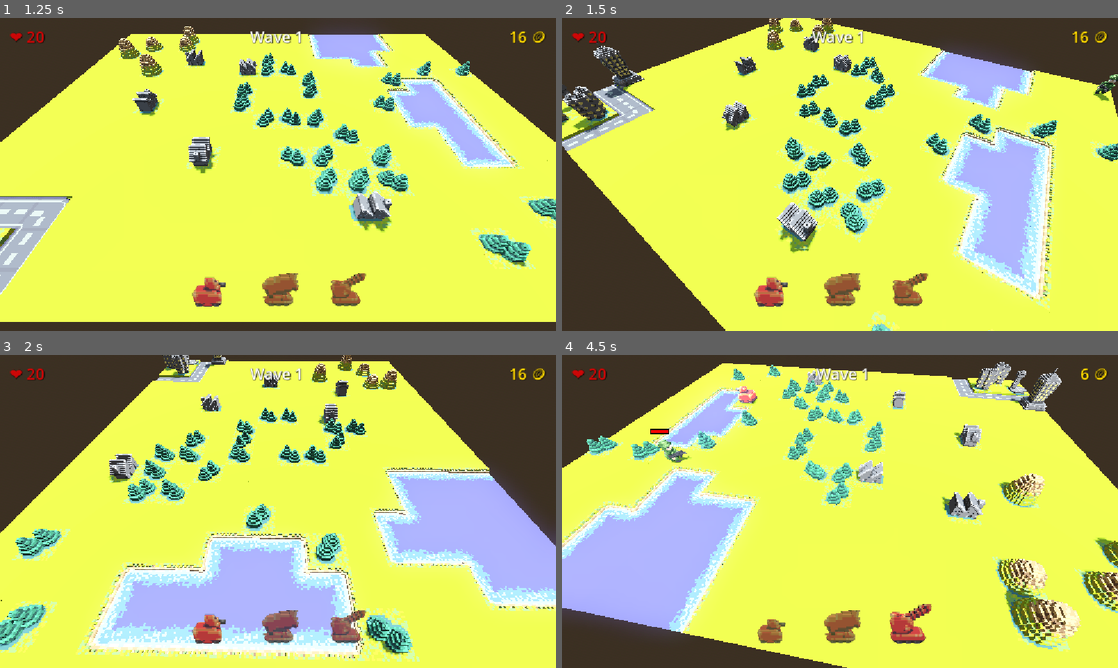
Above: before the commit, frames 1-4 (two rows, left to right).
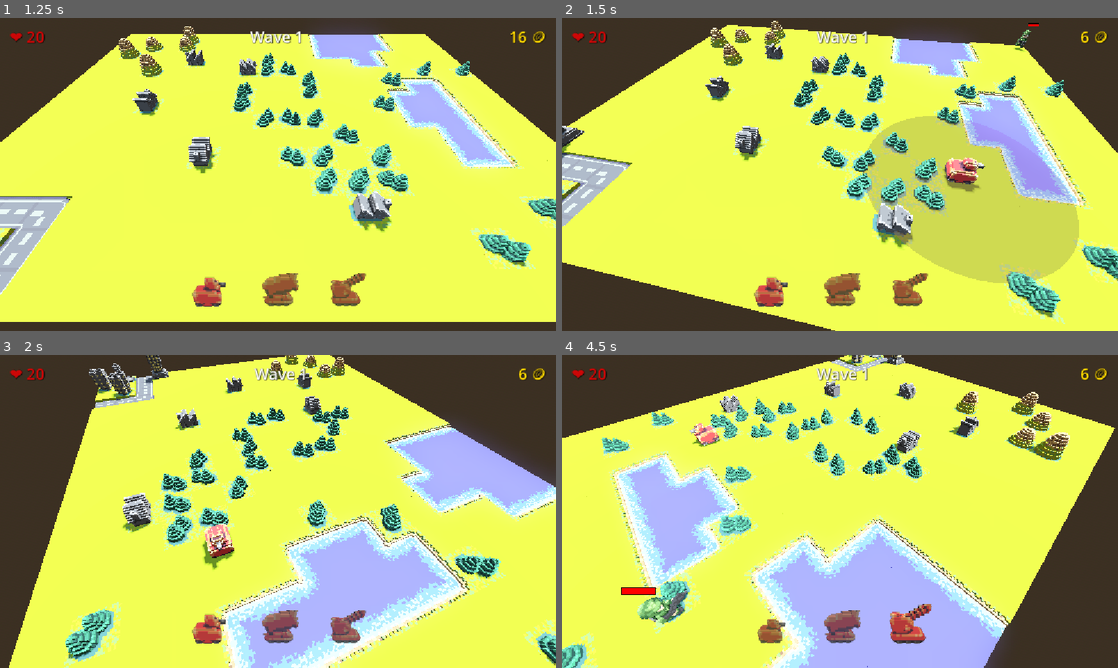
Above: after the commit, the same moments.

Repository: 4321ba/WhenHamstersAttackTD
Game: Godot game, scene res://scenes/main_menu.tscn
Same seed, same stepped clock (60 frames per second), same inputs: the game is played once before the commit and once after it.
Inputs (mouse positions are in pixels of both pictures, inside the frame that each line leads up to):
- Up to frame 1 (1.25 s): click "Play" at 0.5 s
- Up to frame 2 (1.5 s): tap Enter (ui_accept) at 1.25 s; move the mouse to (962, 158) at 1.27 s; hold Right (ui_right) from 1.28 s (still down); tap Tab (ui_focus_next) at 1.35 s; click (962, 158) at 1.42 s
- Up to frame 3 (2 s): keep holding Right (ui_right); tap Enter (ui_accept) at 1.52 s
- Up to frame 4 (4.5 s): release Right (ui_right) at 2 s; drag from (728, 527) to (812, 574) at 2.02 s; move the mouse to (895, 442) at 2.77 s; hold Right (ui_right) 2.78-3.5 s; tap 1 at 2.85 s; tap Tab (ui_focus_next) at 3.05 s; drag from (812, 574) to (673, 464) at 3.52 s; move the mouse to (1006, 558) at 4.27 s; hold Left (ui_left) from 4.28 s (still down); tap 3 at 4.35 s

Frame 1 is identical in both runs. In frame 2, 41% of the frame differs, in the area x 0-100%, y 0-100%; in frame 3, 49%; in frame 4, 55%.

Commit message:
enemy animation

Diff:
--- a/when-hamsters-attack-td/scenes/enemies/infantery.tscn
+++ b/when-hamsters-attack-td/scenes/enemies/infantery.tscn
@@ -1,10 +1,16 @@
-[gd_scene load_steps=3 format=3 uid="uid://444yk5an5o40"]
+[gd_scene load_steps=4 format=3 uid="uid://444yk5an5o40"]
 
 [ext_resource type="PackedScene" uid="uid://dxwtrm8kv41cy" path="res://scenes/enemy.tscn" id="1_omfc3"]
-[ext_resource type="ArrayMesh" uid="uid://cfpbwfdvijoge" path="res://models/Units/OBJ/Infantery/Infantery-0.obj" id="2_7ayth"]
+[ext_resource type="ArrayMesh" uid="uid://dtd6srna6thgk" path="res://models/Units/hamster_body.obj" id="2_7ayth"]
+[ext_resource type="ArrayMesh" uid="uid://bnuqecxp5ja1o" path="res://models/Units/hamster_legs.obj" id="3_15bfx"]
 
-[node name="Enemy" instance=ExtResource("1_omfc3")]
+[node name="Enemy" node_paths=PackedStringArray("body_to_bob", "legs") instance=ExtResource("1_omfc3")]
 speed = 4.0
+body_to_bob = NodePath("MeshInstance3D")
+legs = NodePath("MeshInstance3D/MeshInstance3D")
 
 [node name="MeshInstance3D" parent="." index="0"]
 mesh = ExtResource("2_7ayth")
+
+[node name="MeshInstance3D" type="MeshInstance3D" parent="MeshInstance3D" index="0"]
+mesh = ExtResource("3_15bfx")
--- a/when-hamsters-attack-td/scenes/enemies/tank.tscn
+++ b/when-hamsters-attack-td/scenes/enemies/tank.tscn
@@ -5,10 +5,11 @@
 [ext_resource type="ArrayMesh" uid="uid://bbek6eefvvjln" path="res://models/Units/OBJ/Tank/Tank-0.obj" id="3_tc3py"]
 [ext_resource type="ArrayMesh" uid="uid://qnob6281rh62" path="res://models/Units/OBJ/Tank/Tank-2.obj" id="4_ay1nl"]
 
-[node name="Enemy" instance=ExtResource("1_64ke4")]
+[node name="Enemy" node_paths=PackedStringArray("heads_to_bob") instance=ExtResource("1_64ke4")]
 speed = 1.5
 max_health = 50.0
 damage_when_achieved_goal = 2
+heads_to_bob = [NodePath("MeshInstance3D/MeshInstance3D")]
 
 [node name="MeshInstance3D" parent="." index="0"]
 mesh = ExtResource("2_tcl4h")
--- a/when-hamsters-attack-td/scenes/enemies/vtb.tscn
+++ b/when-hamsters-attack-td/scenes/enemies/vtb.tscn
@@ -5,10 +5,11 @@
 [ext_resource type="ArrayMesh" uid="uid://dhdyfr3xbfbam" path="res://models/Units/OBJ/VTB/VTB-1.obj" id="3_kry8n"]
 [ext_resource type="ArrayMesh" uid="uid://c0lx2psenkgfj" path="res://models/Units/OBJ/VTB/VTB-2.obj" id="4_1pf27"]
 
-[node name="Enemy" instance=ExtResource("1_lxcye")]
+[node name="Enemy" node_paths=PackedStringArray("heads_to_bob") instance=ExtResource("1_lxcye")]
 speed = 2.5
 max_health = 120.0
 damage_when_achieved_goal = 3
+heads_to_bob = [NodePath("MeshInstance3D/MeshInstance3D"), NodePath("MeshInstance3D/MeshInstance3D2")]
 
 [node name="MeshInstance3D" parent="." index="0"]
 mesh = ExtResource("2_mgb2o")
--- a/when-hamsters-attack-td/scenes/enemy.gd
+++ b/when-hamsters-attack-td/scenes/enemy.gd
@@ -7,12 +7,34 @@
 @export var damage_when_achieved_goal = 1
 var health = 0
 
+
+# --- Animation Configuration ---
+@export_group("Visuals & Animation")
+@export var bob_speed: float = 12.0
+
+# Assign these in the Inspector for each scene!
+@export var heads_to_bob: Array[Node3D] # For Tanks/VTBs (Drag the head/turret here)
+@export var body_to_bob: Node3D         # For Infantry (Drag the main mesh here)
+@export var legs: Node3D                # [NEW] For Infantry: The single object containing both legs
+
+var anim_time: float = 0.0
+
 func distance_to_goal():
 	return nav_agent.distance_to_target()
 
 func _ready() -> void:
 	health = max_health
 	nav_agent.target_position = $"/root/MainScene/Goal".global_position
+
+
+func _process(delta: float) -> void:
+	# Only animate if moving
+	if velocity.length() > 0.1:
+		anim_time += delta * bob_speed
+		_animate_parts()
+	else:
+		_reset_pose(delta)
+
 
 func _physics_process(_delta: float) -> void:
 	# If the agent is hopelessly lost (or fallen), snap them back to the mesh
@@ -27,17 +49,7 @@
 	if velocity:
 		look_at(global_position + velocity)
 	move_and_slide()
-"""
-func _on_navigation_agent_3d_velocity_computed(safe_velocity: Vector3) -> void:
-	#velocity = velocity.move_toward(safe_velocity, 0.25)
-	if (velocity - safe_velocity).length() > 1:
-		print(velocity, safe_velocity)
-	if velocity.length() > speed:
-		safe_velocity = safe_velocity.normalized() * speed
-	velocity = safe_velocity
-	look_at(global_position + velocity)
-	move_and_slide()
-"""
+
 func _on_navigation_agent_3d_target_reached() -> void:
 	print("I've got in!")
 	HealthAndMoney.i.remove_health(damage_when_achieved_goal)
@@ -66,3 +78,41 @@
 func die():
 	HealthAndMoney.i.add_money(damage_when_achieved_goal)
 	queue_free()
+
+
+
+func _animate_parts():
+	var sine_wave = sin(anim_time)
+	var cosine_wave = cos(anim_time)
+
+	# 1. Tank/VTB Head Bobbing
+	if heads_to_bob.size() >= 1:
+		heads_to_bob[0].position.y = abs(sin(anim_time/2)) * 0.05
+		heads_to_bob[0].position.x = cos(anim_time/2) * 0.1
+	if heads_to_bob.size() >= 2:
+		heads_to_bob[1].position.y = abs(cos(anim_time/2)) * 0.05
+		heads_to_bob[1].position.x = sin(anim_time/2) * 0.1
+
+	# 2. Infantry Body Bobbing
+	if body_to_bob:
+		# Bounce logic
+		var bounce = abs(sine_wave)
+		body_to_bob.position.y = bounce * 0.1
+		body_to_bob.rotation.x = cosine_wave * 0.1
+
+	# 3. [NEW] Infantry Leg Mirroring
+	if legs:
+		# We flip the legs every time the sine wave completes a half-cycle
+		# Using sign() gives us 1.0 or -1.0 immediately
+		legs.scale.z = -sign(sine_wave)
+
+func _reset_pose(delta):
+	var lerp_speed = delta * 5.0
+
+	if body_to_bob:
+		body_to_bob.position = body_to_bob.position.lerp(Vector3(0,0,0), lerp_speed)
+		body_to_bob.rotation.x = lerp_angle(body_to_bob.rotation.x, 0.0, lerp_speed)
+
+	if legs:
+		# Reset scale to normal
+		legs.scale.z = 1.0
--- a/when-hamsters-attack-td/scenes/enemy_spawner.gd
+++ b/when-hamsters-attack-td/scenes/enemy_spawner.gd
@@ -15,6 +15,7 @@
 # ' ' = Wait (Delay)
 
 var rounds: Array[String] = [
+	"i v t",
 	# --- PHASE 1: RECRUITMENT (Rounds 1-5) ---
 	"i   i   i   i   i",                  # Round 1: Intro (50 Total HP)
 	"i i i i i i",                         # Round 2: Tighter spacing
@@ -77,7 +78,7 @@
 
 func _physics_process(delta: float) -> void:
 	if Input.is_action_just_pressed("ui_focus_next"):
-		Engine.time_scale = 4.0
+		Engine.time_scale = 0.25#4.0
 	if Input.is_action_just_released("ui_focus_next"):
 		Engine.time_scale = 1.0
 
Not shown, added: when-hamsters-attack-td/models/Units/hamster_body.mtl
Not shown, added: when-hamsters-attack-td/models/Units/hamster_body.obj
Not shown, added: when-hamsters-attack-td/models/Units/hamster_body.obj.import
Not shown, added: when-hamsters-attack-td/models/Units/hamster_legs.mtl
Not shown, added: when-hamsters-attack-td/models/Units/hamster_legs.obj
Not shown, added: when-hamsters-attack-td/models/Units/hamster_legs.obj.import
Binary file added: when-hamsters-attack-td/models/Units/hamster_split.glb
Not shown, added: when-hamsters-attack-td/models/Units/hamster_split.glb.import
Binary file added: when-hamsters-attack-td/models/Units/hamster_split_Infantery-0.png
Not shown, added: when-hamsters-attack-td/models/Units/hamster_split_Infantery-0.png.import
